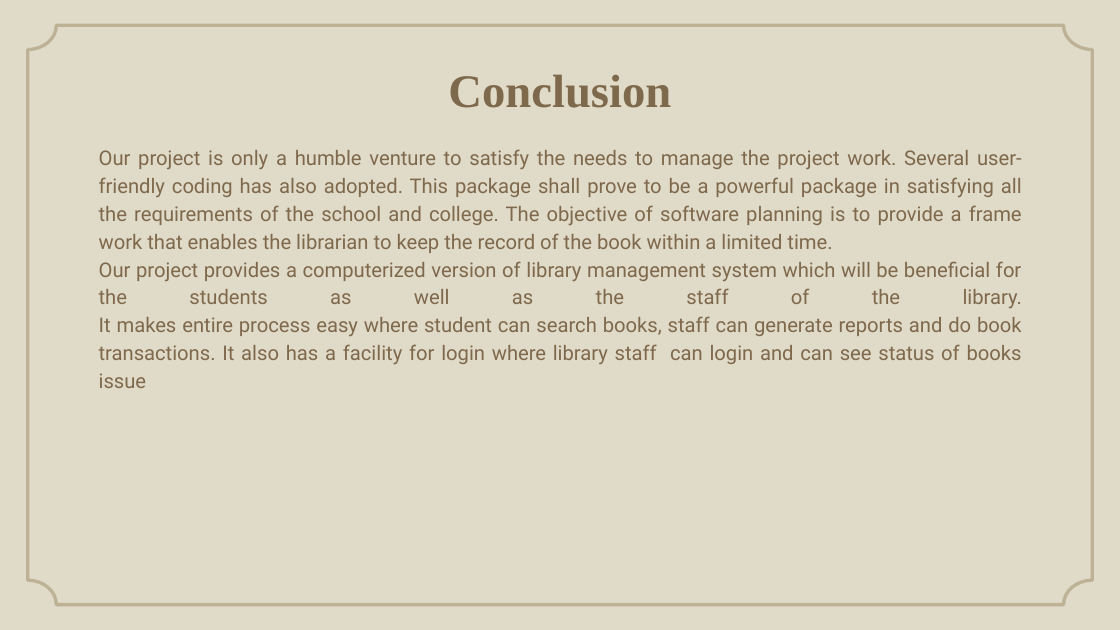
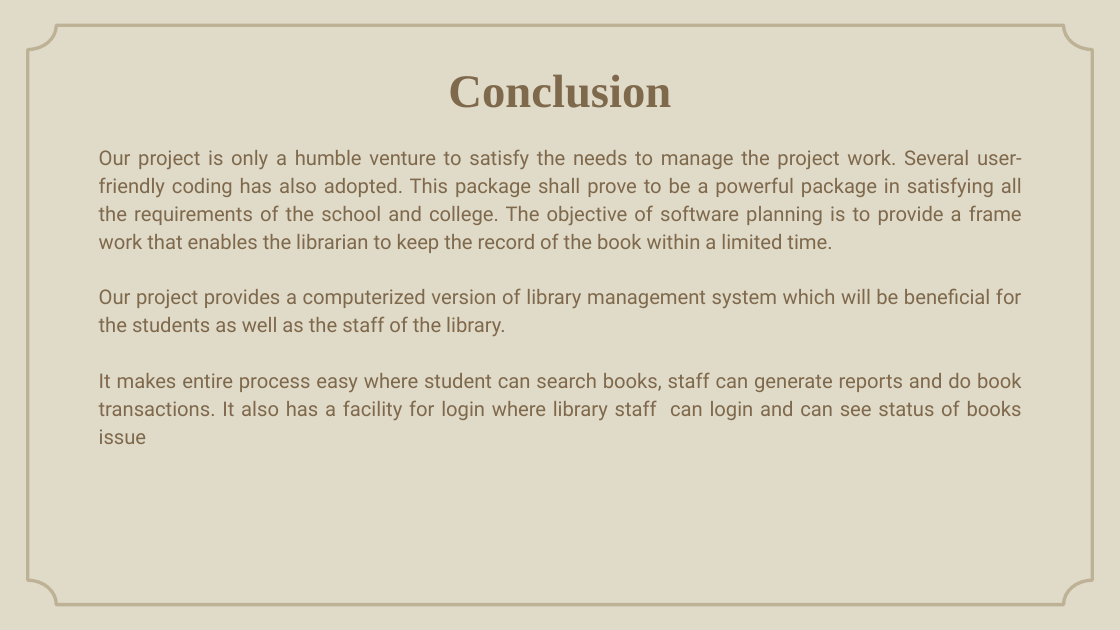
Before and after one commit to Andipstha/theFusion-Project-I, a slide deck: slide 10 of Documentation/LBMS_Presentation_2.pptx (slide 11 before the commit). Drawn at 1120x630 pixels with LibreOffice and Linux fonts; fonts in the diff are those of the drawing; background and template pictures are left out. Boxes give left, top, right and bottom in pixels: in the first picture for what was removed or moved away, otherwise in the second. Text is boxed around its words. In the diff, an @@ line names an element or a change of style, - is before the commit and + after.

```diff
--- a/Documentation/LBMS_Presentation_2.pptx
+++ b/Documentation/LBMS_Presentation_2.pptx
@@ text at (x1=99, y1=288, x2=1022, y2=444): text changed @@
-Our project provides a computerized version of library management system which will be beneficial for the students as well as the staff of the library.
-It makes entire process easy where student can search books, staff can generate reports and do book transactions. It also has a facility for login where library staff can login and can see status of books issue
+Our project provides a computerized version of library management system which will be beneficial for the students as well as the staff of the library.
+It makes entire process easy where student can search books, staff can generate reports and do book transactions. It also has a facility for login where library staff can login and can see status of books issue
```
Also in this commit, not shown: 5 other slides changed, 3 slides removed, 36 other files.
